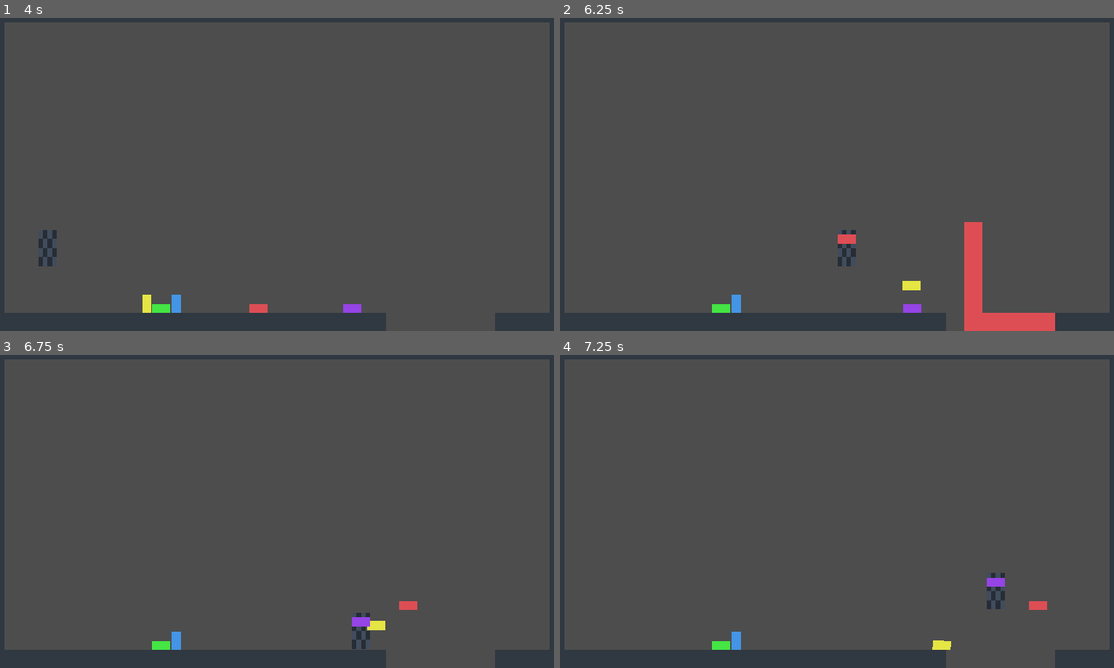
Above: before the commit, frames 1-4 (two rows, left to right).
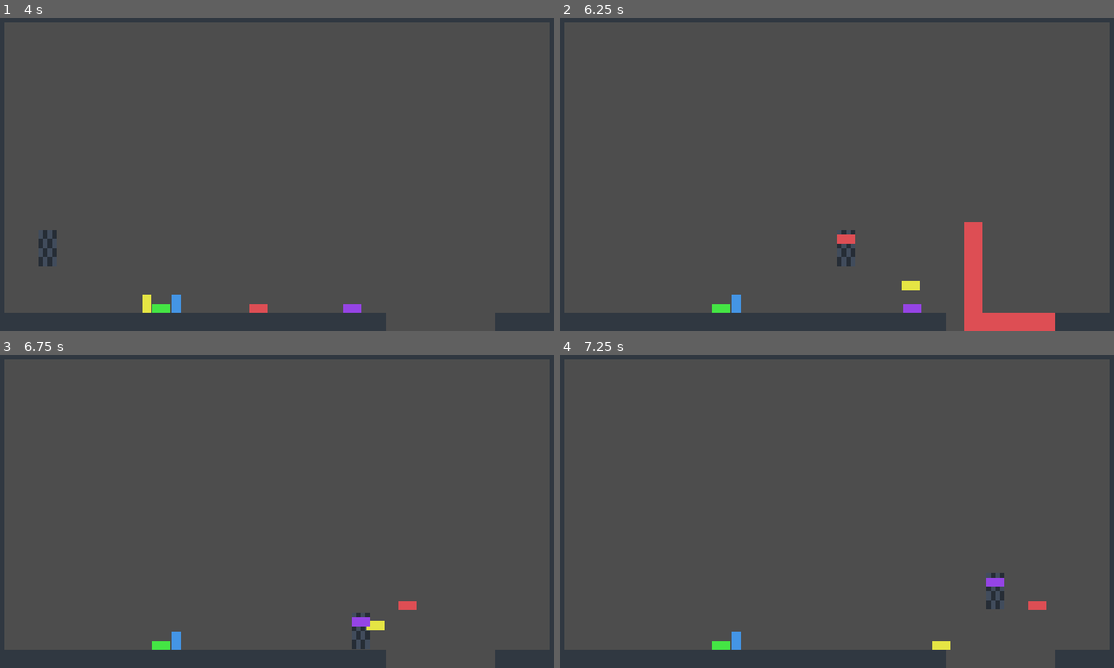
Above: after the commit, the same moments.

Repository: Luicel/CassetteGame
Game: Godot game, scene res://level/level.tscn
The game is run twice, just before and just after one commit, with the same random seed, the same clock (stepped at 60 frames per second) and the same inputs.
Inputs:
- Up to frame 1 (4 s): tap Enter at 0.5 s; hold D (right) 0.53-2.03 s; tap Shift (throw) every 0.75 s from 0.6 to 3.6 s; tap Space (jump) at 0.77, 1.52, 3.02, 3.77 s; hold A (left) from 2.03 s (still down)
- Up to frame 2 (6.25 s): release A (left) at 4.28 s; hold D (right) from 4.28 s (still down); tap Shift (throw) at 4.35, 5.1, 5.85 s; tap Space (jump) at 4.52, 6.02 s
- Up to frame 3 (6.75 s): keep holding D (right); tap Shift (throw) at 6.6 s
- Up to frame 4 (7.25 s): keep holding D (right); tap Space (jump) at 6.77 s

Frame 1 is identical in both runs. In frame 2, less than 0.1% of the frame differs, in the area x 50-66%, y 67-88%; in frame 3, less than 0.1%; in frame 4, less than 0.1%, in the area x 67-88%, y 69-94%.

Commit message:
add wall slide

Diff:
--- a/player/player.gd
+++ b/player/player.gd
@@ -18,6 +18,7 @@
 @export var wall_jump_velocity = 800.0
 @export_category("Player Physics Movement")
 @export var gravity_scale = 1.0
+@export var wall_slide_gravity_multiplier = 1.0
 @export var acceleration = 0.0
 @export var friction = 0.0
 @export var air_acceleration = 0.0
@@ -166,11 +167,25 @@
 
 
 func apply_gravity(delta, flipped = false):
-	if not is_on_floor():
+	if is_player_against_wall() and velocity.y > 0:
+		if not flipped:
+			velocity.y += (gravity * wall_slide_gravity_multiplier) * delta * gravity_scale
+		else:
+			velocity.y += (gravity * wall_slide_gravity_multiplier) * gravity_scale * -1.0
+	elif not is_on_floor():
 		if not flipped:
 			velocity.y += gravity * delta * gravity_scale
 		else:
 			velocity.y += gravity * delta * gravity_scale * -1.0
+
+
+func is_player_against_wall():
+	if is_on_wall_only() and get_wall_normal() == Vector2.LEFT and Input.is_action_pressed("right"):
+		return true
+	elif is_on_wall_only() and get_wall_normal() == Vector2.RIGHT and Input.is_action_pressed("left"):
+		return true
+	else:
+		return false
 
 
 func throw_cassette():
--- a/player/player.tscn
+++ b/player/player.tscn
@@ -25,6 +25,7 @@
 speed = 525.0
 jump_velocity = -1100.0
 gravity_scale = 3.5
+wall_slide_gravity_multiplier = 0.1
 acceleration = 2500.0
 friction = 6000.0
 air_acceleration = 2000.0
